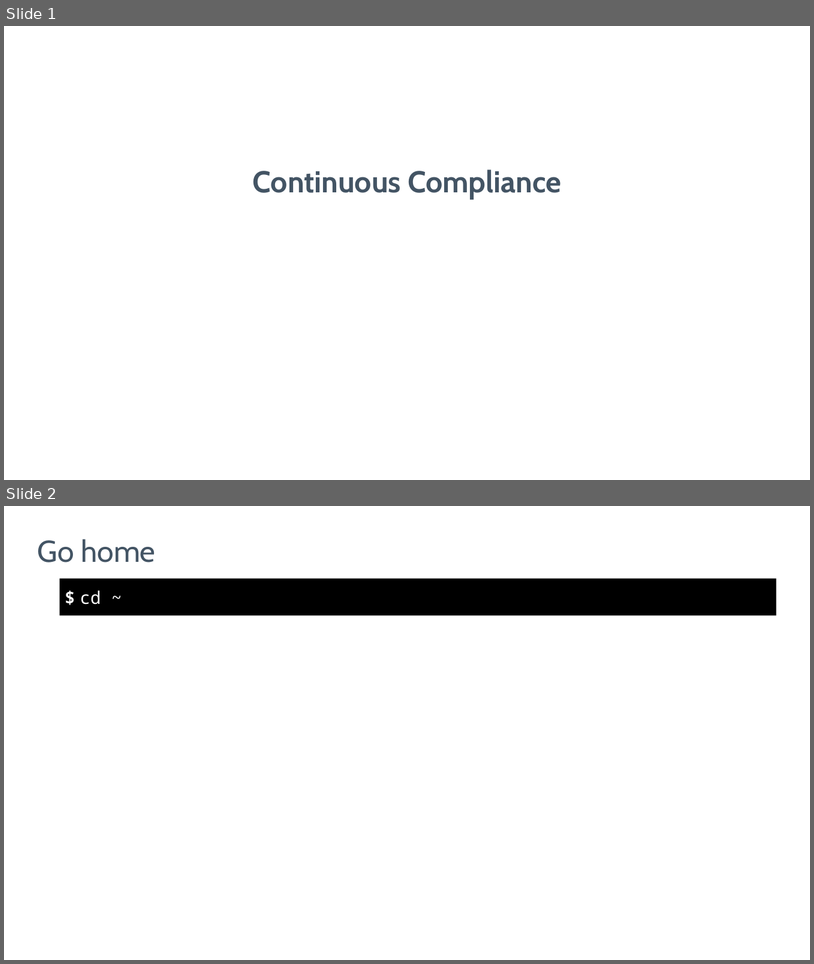
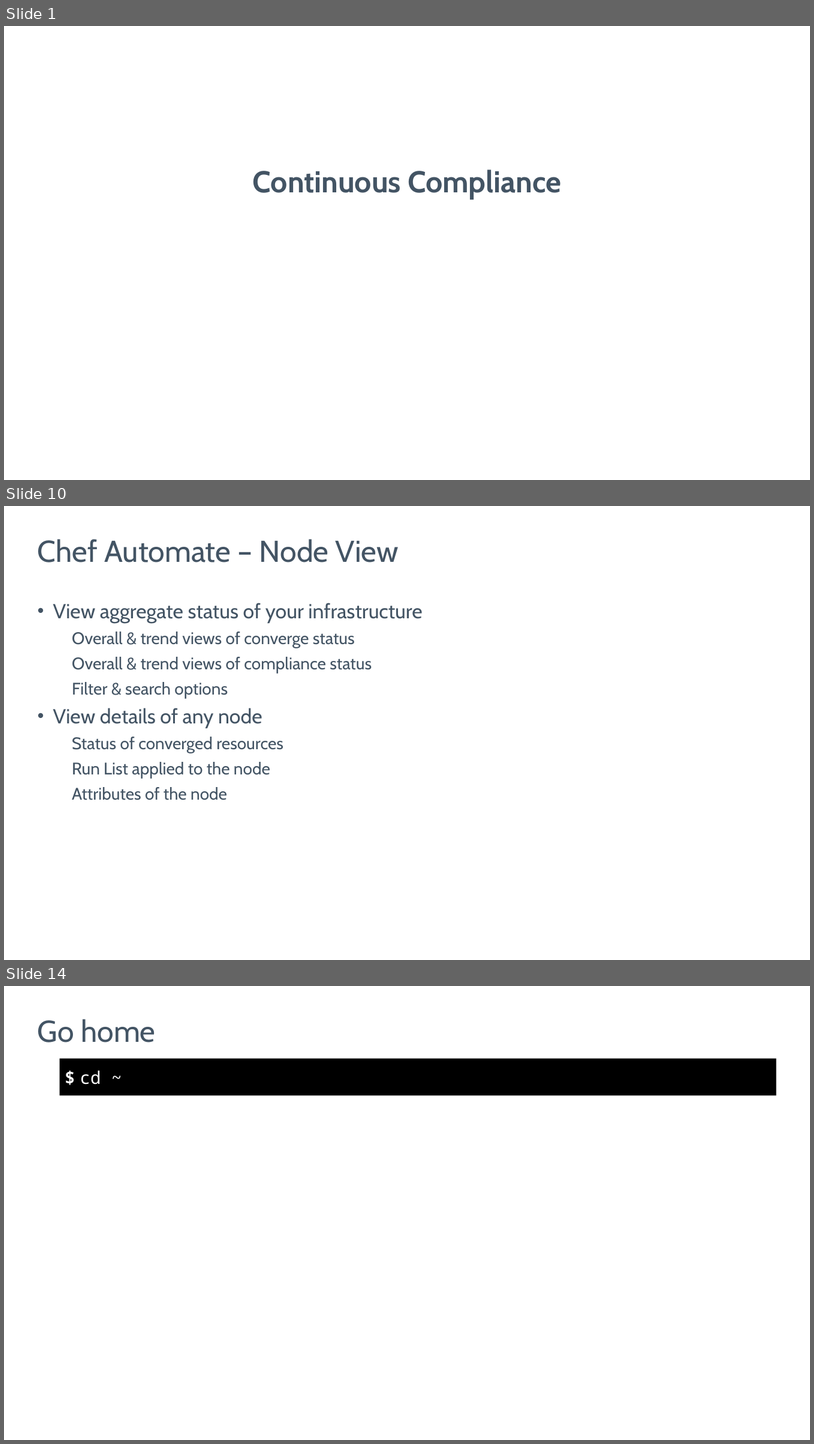
Before and after one commit to nathenharvey/introduction-to-inspec, a slide deck: powerpoint/Continuous-Compliance.pptx. Shown one above the other, each under a label of ours: slides 1 and 2 before the commit, slides 1, 10 and 14 after it; the slides between them are not shown. The pictures are 814x964 and 814x1444 pixels, drawn with LibreOffice and Linux fonts; fonts in the diff are those of the drawing; background and template pictures are left out. Boxes give left, top, right and bottom in pixels: in the first picture for what was removed or moved away, otherwise in the second. Text is boxed around its words. In the diff, an @@ line names an element or a change of style, - is before the commit and + after.

Commit message:
Get started on real continuous compliance slides
* Login to Automate
* Review your node
* Run chef-client
* See failing compliance control

```diff
--- a/powerpoint/Continuous-Compliance.pptx
+++ b/powerpoint/Continuous-Compliance.pptx
@@ slide 10 added at [4,506,810,960], background picture (left out) @@
@@ title added at [38,539,399,562], 43 pt, text #435464 @@
+Chef Automate – Node View
@@ text added at [53,603,422,800], 24 pt, text #435464 @@
+• View aggregate status of your infrastructure
+    Overall & trend views of converge status
+    Overall & trend views of compliance status
+    Filter & search options
+• View details of any node
+    Status of converged resources
+    Run List applied to the node
+    Attributes of the node
@@ what was slide 2 is now slide 14 @@
```
Also in this commit, not shown: 21 other slides added, 9 slides removed.
